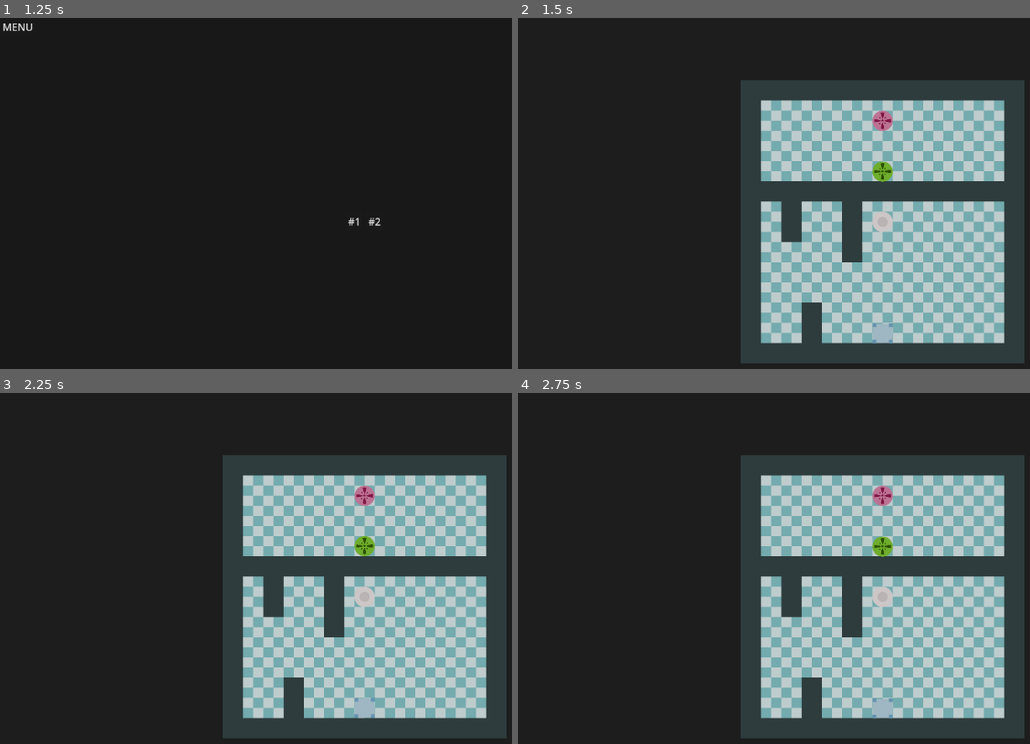
Above: before the commit, frames 1-4 (two rows, left to right).
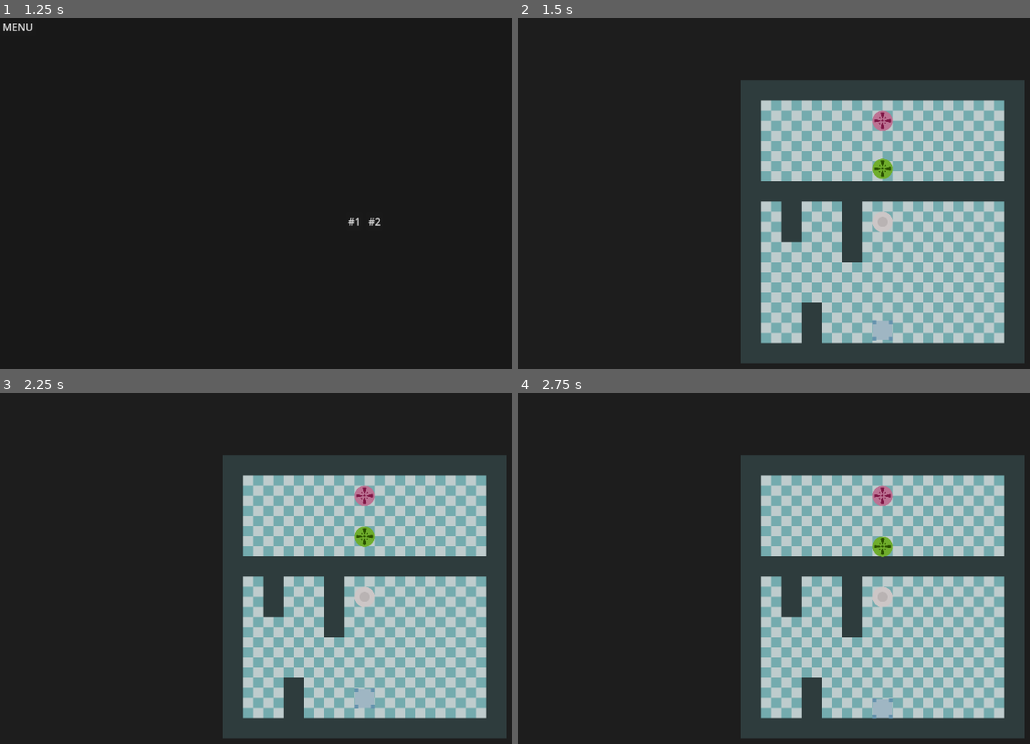
Above: after the commit, the same moments.

Repository: Nathan2801/gamedev.js-2025
Game: Godot game, scene res://screens/menu.tscn
Two runs of this game, one before a commit and one after it. Both use one fixed random seed, a clock stepped at 60 frames per second and the inputs below.
Inputs (mouse positions are in pixels of both pictures, inside the frame that each line leads up to):
- Up to frame 1 (1.25 s): click "PLAY" at 0.5 s
- Up to frame 2 (1.5 s): click "#1" at 1.25 s
- Up to frame 3 (2.25 s): tap Enter at 2 s; move the mouse to (363, 708) at 2.02 s; tap R at 2.1 s; click (363, 708) at 2.17 s
- Up to frame 4 (2.75 s): no input

Frame 1 is identical in both runs. In frame 2, 0.2% of the frame differs, in the area x 69-74%, y 40-93%; in frame 3, 0.5%, in the area x 69-74%, y 37-93%; in frame 4, less than 0.1%.

Commit message:
Centering maps on screen

Diff:
--- /dev/null
+++ b/common/center_on_screen.gd
@@ -0,0 +1,12 @@
+@tool
+extends Node
+class_name CenterOnScreen
+
+@export var _target: Node2D
+@export_tool_button("Center on screen") var _button := _action
+
+func _action() -> void:
+	var width: int = ProjectSettings.get_setting("display/window/size/viewport_width")
+	var height: int = ProjectSettings.get_setting("display/window/size/viewport_height")
+	_target.position.x = width * 0.5
+	_target.position.y = height * 0.5
--- a/level1/start.tscn
+++ b/level1/start.tscn
@@ -1,24 +1,29 @@
-[gd_scene load_steps=6 format=3 uid="uid://b8s44isavb62p"]
+[gd_scene load_steps=7 format=3 uid="uid://b8s44isavb62p"]
 
 [ext_resource type="PackedScene" uid="uid://c1r3i1iynd4nb" path="res://level1/map.tscn" id="1_fibgb"]
 [ext_resource type="Script" uid="uid://dtv3bqlg765ij" path="res://common/level.gd" id="1_p0clp"]
 [ext_resource type="PackedScene" uid="uid://gpqwoonrs2v7" path="res://common/box.tscn" id="2_idhjr"]
 [ext_resource type="PackedScene" uid="uid://bkswrniygduk6" path="res://common/ball.tscn" id="4_fibgb"]
 [ext_resource type="Script" uid="uid://bgj6vamsf1ghu" path="res://common/path.gd" id="5_p0clp"]
+[ext_resource type="Script" uid="uid://bl36o3x0g0e7g" path="res://common/center_on_screen.gd" id="6_gxw1p"]
 
 [node name="Level1" type="Node2D"]
 script = ExtResource("1_p0clp")
 
-[node name="Camera2D" type="Camera2D" parent="."]
-
 [node name="Map" parent="." instance=ExtResource("1_fibgb")]
+position = Vector2(576, 324)
 
 [node name="Box" parent="." instance=ExtResource("2_idhjr")]
-position = Vector2(0, 175)
+position = Vector2(576, 484)
 
 [node name="Ball" parent="." instance=ExtResource("4_fibgb")]
-position = Vector2(0, -81)
+position = Vector2(576, 228)
 
 [node name="Path" type="Node2D" parent="."]
 script = ExtResource("5_p0clp")
 metadata/_custom_type_script = "uid://bgj6vamsf1ghu"
+
+[node name="CenterOnScreen" type="Node" parent="." node_paths=PackedStringArray("_target")]
+script = ExtResource("6_gxw1p")
+_target = NodePath("../Map")
+metadata/_custom_type_script = "uid://bl36o3x0g0e7g"
--- a/level2/start.tscn
+++ b/level2/start.tscn
@@ -1,27 +1,32 @@
-[gd_scene load_steps=6 format=3 uid="uid://c7ijbk6sla3qv"]
+[gd_scene load_steps=7 format=3 uid="uid://c7ijbk6sla3qv"]
 
 [ext_resource type="Script" uid="uid://dtv3bqlg765ij" path="res://common/level.gd" id="1_fkqxp"]
 [ext_resource type="PackedScene" uid="uid://cfyvkv3x4b0sl" path="res://level2/map.tscn" id="3_7cyqo"]
 [ext_resource type="PackedScene" uid="uid://gpqwoonrs2v7" path="res://common/box.tscn" id="3_f7uy0"]
 [ext_resource type="PackedScene" uid="uid://bkswrniygduk6" path="res://common/ball.tscn" id="4_ikykx"]
 [ext_resource type="Script" uid="uid://bgj6vamsf1ghu" path="res://common/path.gd" id="5_3xvgj"]
+[ext_resource type="Script" uid="uid://bl36o3x0g0e7g" path="res://common/center_on_screen.gd" id="6_f7uy0"]
 
 [node name="Level2" type="Node2D"]
 script = ExtResource("1_fkqxp")
 
-[node name="Camera2D" type="Camera2D" parent="."]
-
 [node name="Map" parent="." instance=ExtResource("3_7cyqo")]
+position = Vector2(576, 324)
 
 [node name="Ball" parent="." instance=ExtResource("4_ikykx")]
-position = Vector2(170, -146)
+position = Vector2(736, 164)
 
 [node name="Box" parent="." instance=ExtResource("3_f7uy0")]
-position = Vector2(144, 174)
+position = Vector2(704, 484)
 
 [node name="Box2" parent="." instance=ExtResource("3_f7uy0")]
-position = Vector2(-144, 174)
+position = Vector2(448, 484)
 
 [node name="Path" type="Node2D" parent="."]
 script = ExtResource("5_3xvgj")
 metadata/_custom_type_script = "uid://bgj6vamsf1ghu"
+
+[node name="CenterOnScreen" type="Node" parent="." node_paths=PackedStringArray("_target")]
+script = ExtResource("6_f7uy0")
+_target = NodePath("../Map")
+metadata/_custom_type_script = "uid://bl36o3x0g0e7g"
Not shown, added: common/center_on_screen.gd.uid
